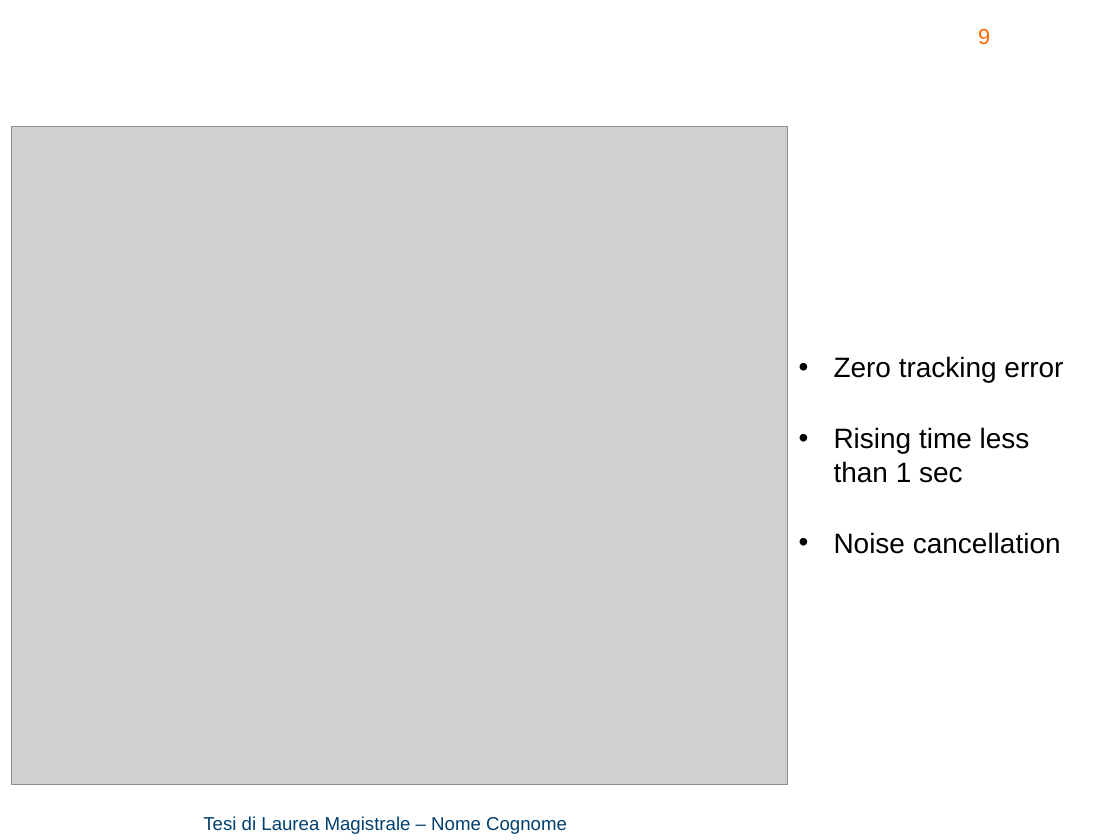
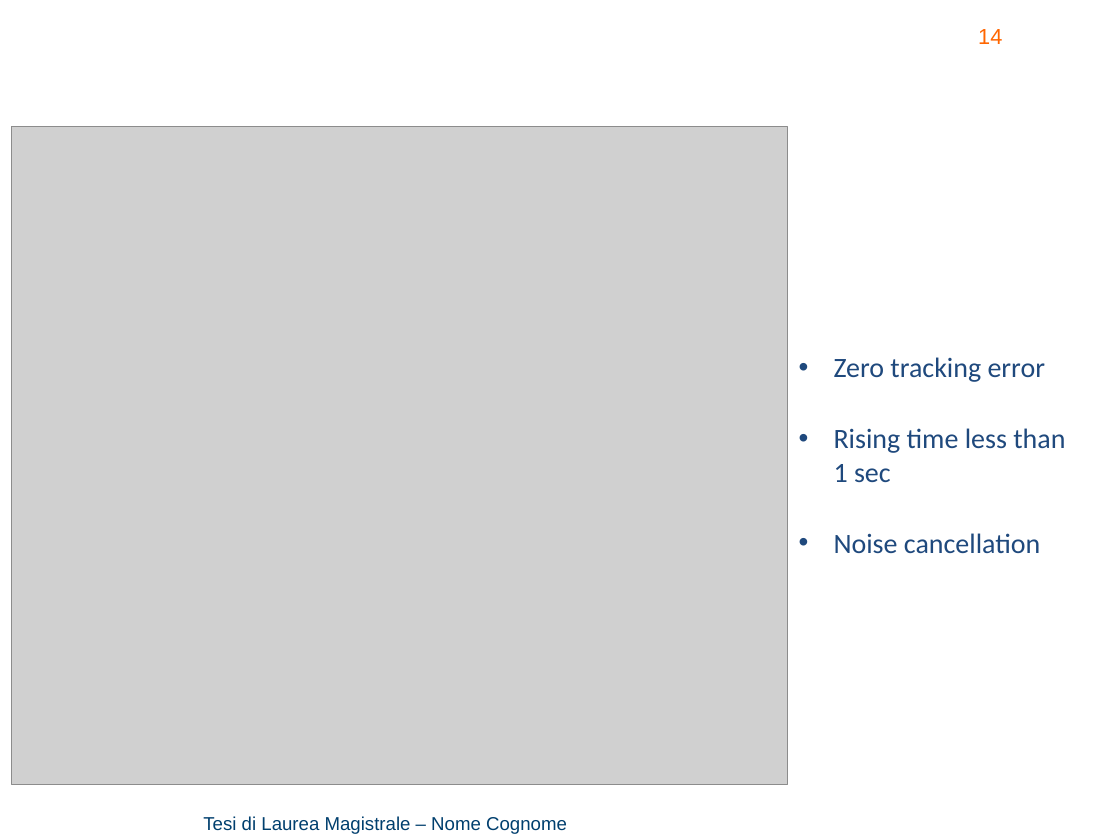
Before and after one commit to rssalessio/Control-Linear-Vibrations, a slide deck: slide 14 of finalPresentation/Part 3/Part3.pptx (slide 9 before the commit). Drawn at 1120x840 pixels with LibreOffice and Linux fonts; fonts in the diff are those of the drawing; grey boxes stand for pictures; background and template pictures are left out. Boxes give left, top, right and bottom in pixels: in the first picture for what was removed or moved away, otherwise in the second. Text is boxed around its words. In the diff, an @@ line names an element or a change of style, - is before the commit and + after.

```diff
--- a/finalPresentation/Part 3/Part3.pptx
+++ b/finalPresentation/Part 3/Part3.pptx
@@ page number at (978, 29, 1002, 44): text changed @@
-9
+14
@@ text "Zero tracking error" at (834, 357, 1065, 553): font Arial to Calibri, text colour #000000 to #1F497D @@
```
Also in this commit, not shown: 6 other slides changed, 11 slides added, 1 slide removed.
